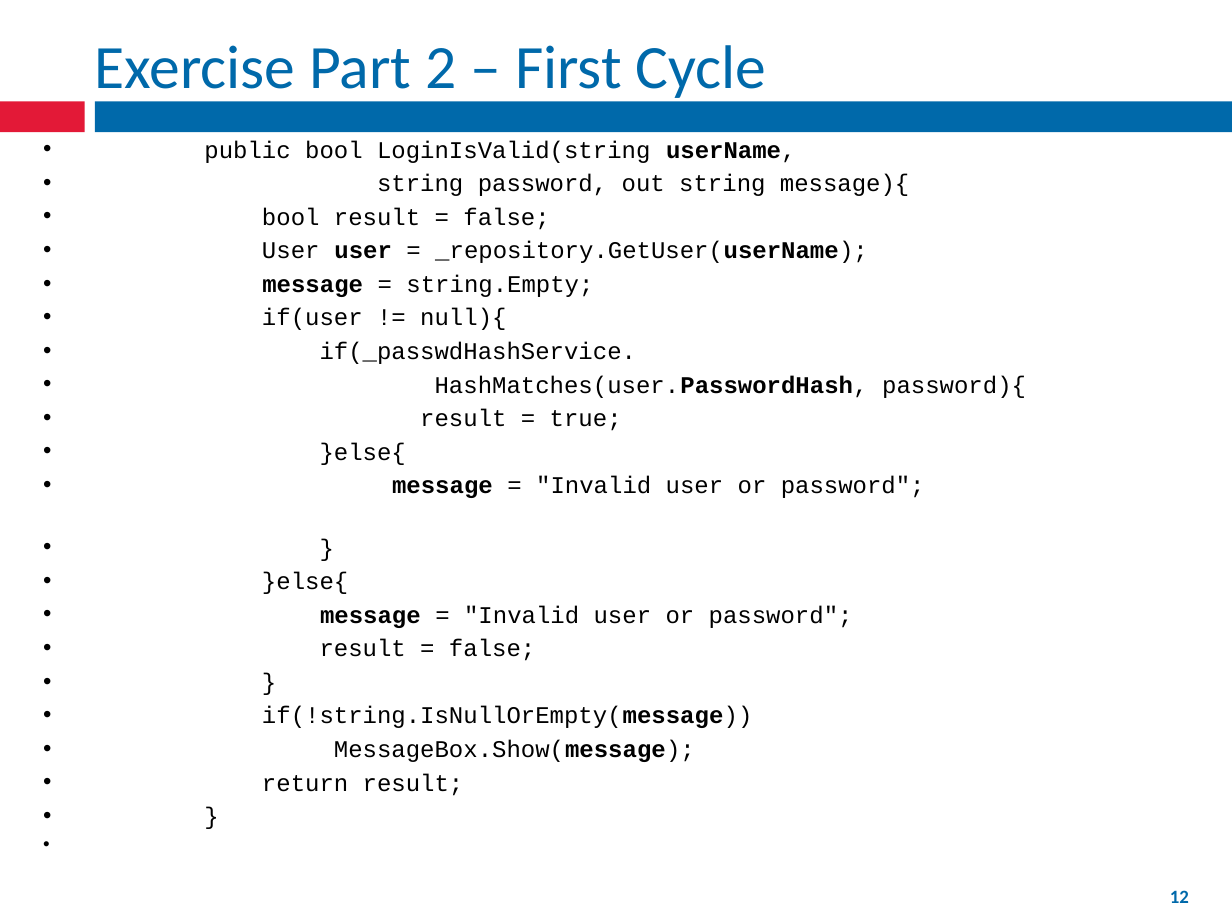
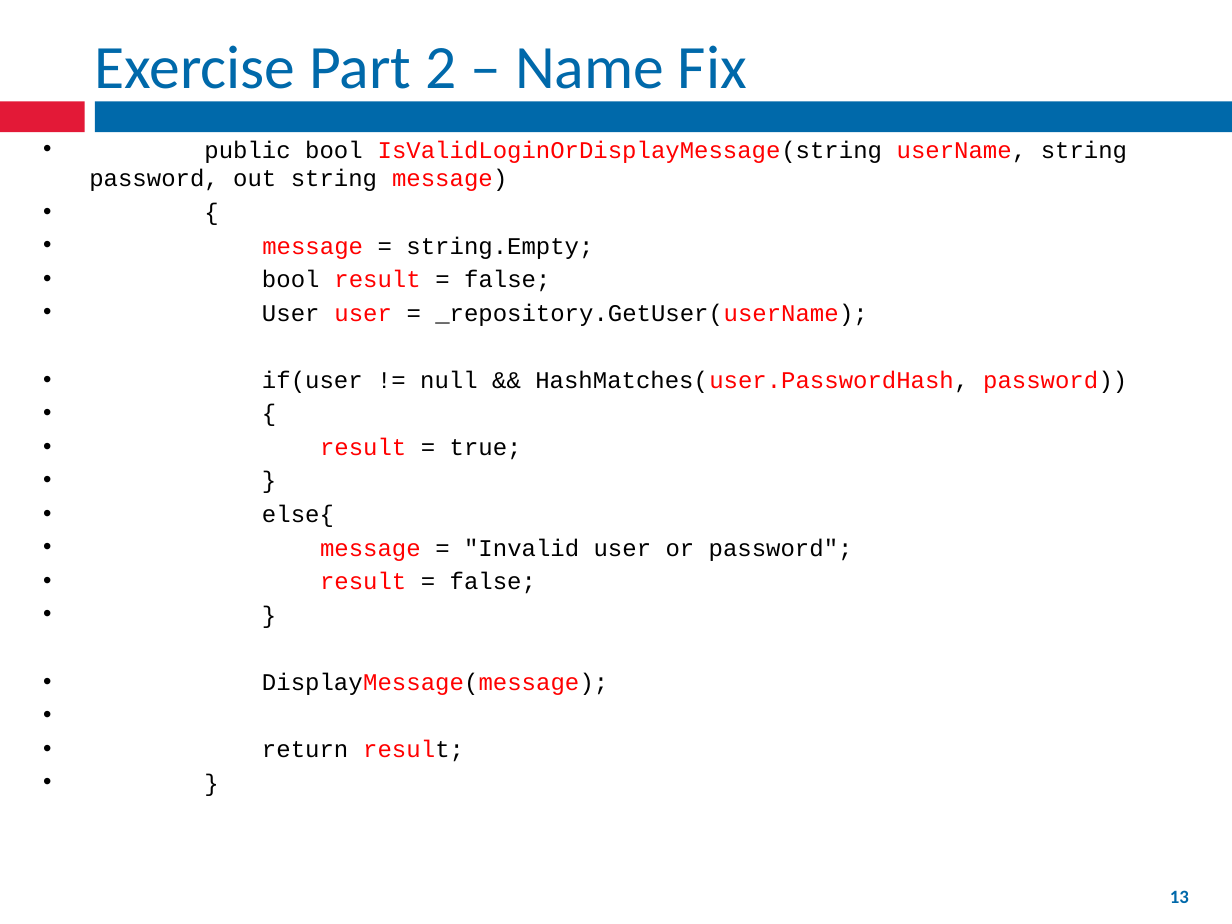
Before and after one commit to fernandozamoraj/Clean-Code-Presentation, a slide deck: slide 13 of Short Presentation/Clean Code.pptx (slide 12 before the commit). Drawn at 1232x924 pixels with LibreOffice and Linux fonts; fonts in the diff are those of the drawing. Boxes give left, top, right and bottom in pixels: in the first picture for what was removed or moved away, otherwise in the second. Text is boxed around its words. In the diff, an @@ line names an element or a change of style, - is before the commit and + after.

```diff
--- a/Short Presentation/Clean Code.pptx
+++ b/Short Presentation/Clean Code.pptx
@@ title at box(94, 45, 747, 103): text changed @@
-Exercise Part 2 – First Cycle
+Exercise Part 2 – Name Fix
@@ text at box(89, 140, 1127, 259): text changed @@
-• public bool LoginIsValid(string userName,
-• string password, out string message){
+• public bool IsValidLoginOrDisplayMessage(string userName, string password, out string message)
+• {
+• message = string.Empty;
@@ text at box(262, 270, 868, 762): text colour #000000 to #FF0000 in "result", "user _repository.GetUser(userName);", "result", "message" and 2 more places; bold off in "user _repository.GetUser(userName);", "message" @@
@@ text at box(262, 370, 1127, 393): text changed @@
-• message = string.Empty;
-• if(user != null){
-• if(_passwdHashService.
-• HashMatches(user.PasswordHash, password){
+• if(user != null && HashMatches(user.PasswordHash, password))
+• {
@@ text at box(320, 442, 925, 498): paragraphs removed @@
-• }else{
-• message = "Invalid user or password";
@@ text at box(262, 505, 334, 527): text changed @@
-• }else{
+• else{
@@ text at box(262, 672, 608, 695): text changed; text colour #000000 to #FF0000 @@
-• if(!string.IsNullOrEmpty(message))
-• MessageBox.Show(message);
+• DisplayMessage(message);
@@ page number at box(1170, 890, 1189, 903): text changed @@
-12
+13
```
Also in this commit, not shown: 7 other slides changed, 2 slides added, 1 slide removed.
